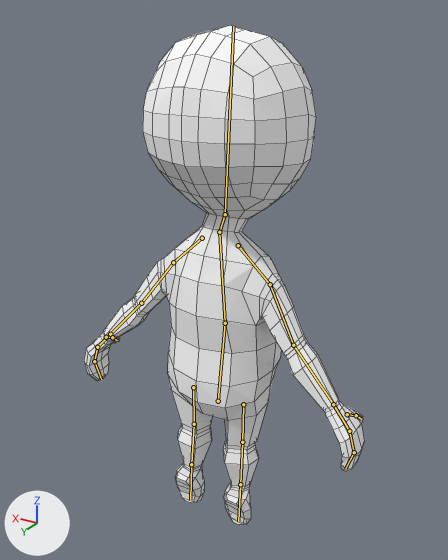
The Blender file assets/new_ghost/ghost.blend, before and after one commit.
Before and after are seen from a 50 mm camera at (-0.862, 1.484, 1.558) aimed at (0.048, -0.033, 0.799). Lighting does not change. The marker at lower left points along +X, +Y and +Z. The bones that bend it are drawn over the model as lines. Mesh edges are drawn as thin lines.

Objects in the first picture: 'Rigging'.
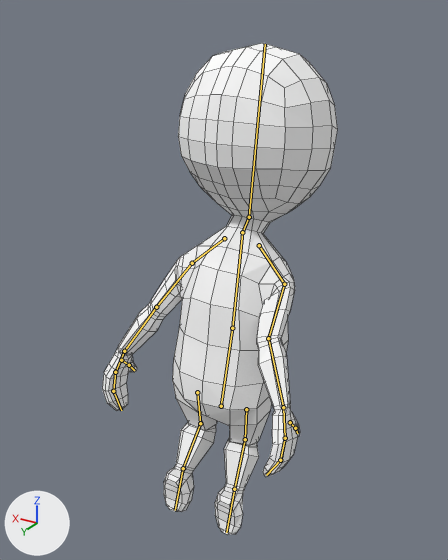
The newer file adds an action. The first version stands in its rest pose; the second is drawn at frame 25 of the action 'Move'.

The change in detail:
Bone 'Belly' (bone_belly) moves from (0.0, 0.0, 0.0) to (0.0, -0.085, -0.076).
Bone 'Belly' (bone_belly) turns from (0, 0, 0) to (-6, 0, 0) degrees about its own x, y and z.
Bone 'Chest' (bone_chest) turns from (0, 0, 0) to (-17, 0, 0) degrees about its own x, y and z.
Bone 'Neck' (bone_neck) turns from (0, 0, 0) to (8, 0, 0) degrees about its own x, y and z.
Bone 'Head' (bone_head) turns from (0, 0, 0) to (-4, 0, 0) degrees about its own x, y and z.
Bone 'Leg_ctrl.L' (bone_leg_ctrl_l) moves from (0.0, 0.0, 0.0) to (0.0, -0.16, 0.06).
Bone 'FootIK.L' (bone_footik_l) turns from (0, 0, 0) to (16, 0, 0) degrees about its own x, y and z.
Bone 'Knee_ctrl.L' (bone_knee_ctrl_l) moves from (0.0, 0.0, 0.0) to (0.076, 0.0, 0.0).
Bone 'Leg_ctrl.R' (bone_leg_ctrl_r) moves from (0.0, 0.0, 0.0) to (0.0, -0.126, 0.04).
Bone 'FootIK.R' (bone_footik_r) turns from (0, 0, 0) to (16, 0, 0) degrees about its own x, y and z.
Bone 'Knee_ctrl.R' (bone_knee_ctrl_r) moves from (0.0, 0.0, 0.0) to (-0.067, 0.0, -0.008).
Bone 'HandIK.L' (bone_handik_l) moves from (0.0, 0.0, 0.0) to (-0.236, 0.065, -0.104).
Bone 'HandRotation.L' (bone_handrotation_l) turns from (0, 0, 0) to (13, 4, 24) degrees about its own x, y and z.
Bone 'FingersControl.L' (bone_fingerscontrol_l) turns from (0, 0, 0) to (0, 0, -7) degrees about its own x, y and z.
Bone 'HandIK.R' (bone_handik_r) moves from (0.0, 0.0, 0.0) to (0.365, 0.237, -0.013).
Bone 'HandRotation.R' (bone_handrotation_r) turns from (0, 0, 0) to (16, -4, -24) degrees about its own x, y and z.
Bone 'FingersControl.R' (bone_fingerscontrol_r) turns from (0, 0, 0) to (0, 0, 6) degrees about its own x, y and z.
Bone 'Elbow_ctrl.L' (bone_elbow_ctrl_l) moves from (0.0, 0.0, 0.0) to (0.278, 0.0, 0.025).

Pixel boxes [x1, y1, x2, y2] of what changed, in the pictures (448 x 560 px):
'Rigging', posed (16% narrower): before [84, 25, 364, 525]; after [102, 43, 338, 534]
bone 'Belly', root to tip: before (218, 401) to (225, 323); after (221, 406) to (232, 328)
bone 'Chest', root to tip: before (225, 323) to (219, 232); after (232, 328) to (242, 232)
bone 'Neck', root to tip: before (219, 232) to (225, 214); after (242, 232) to (249, 217)
bone 'Head', root to tip: before (225, 214) to (233, 26); after (249, 217) to (265, 44)
